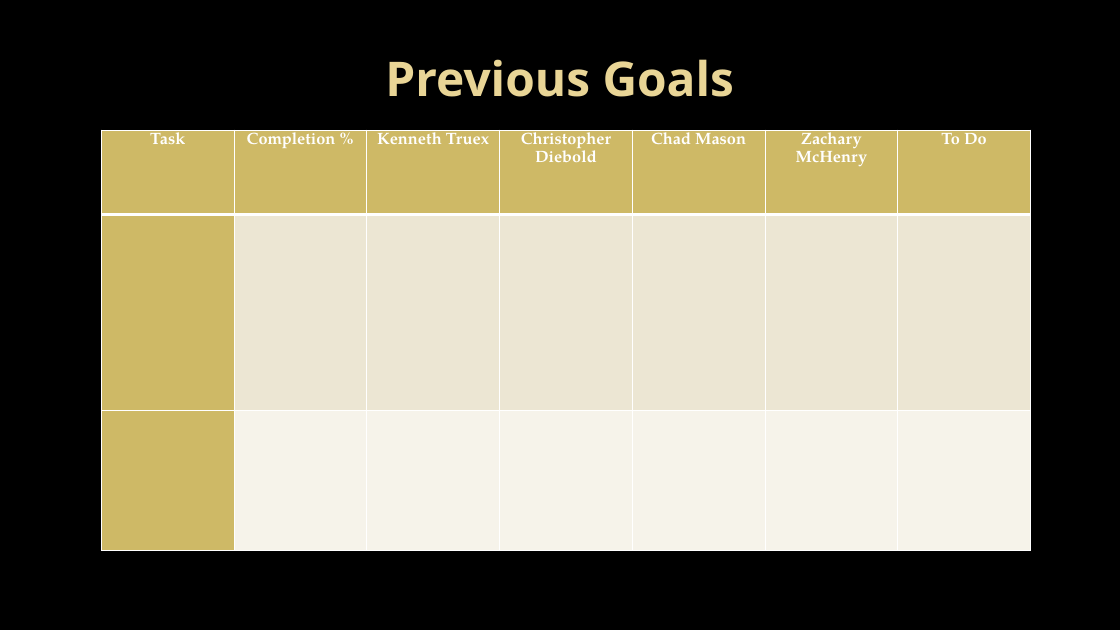
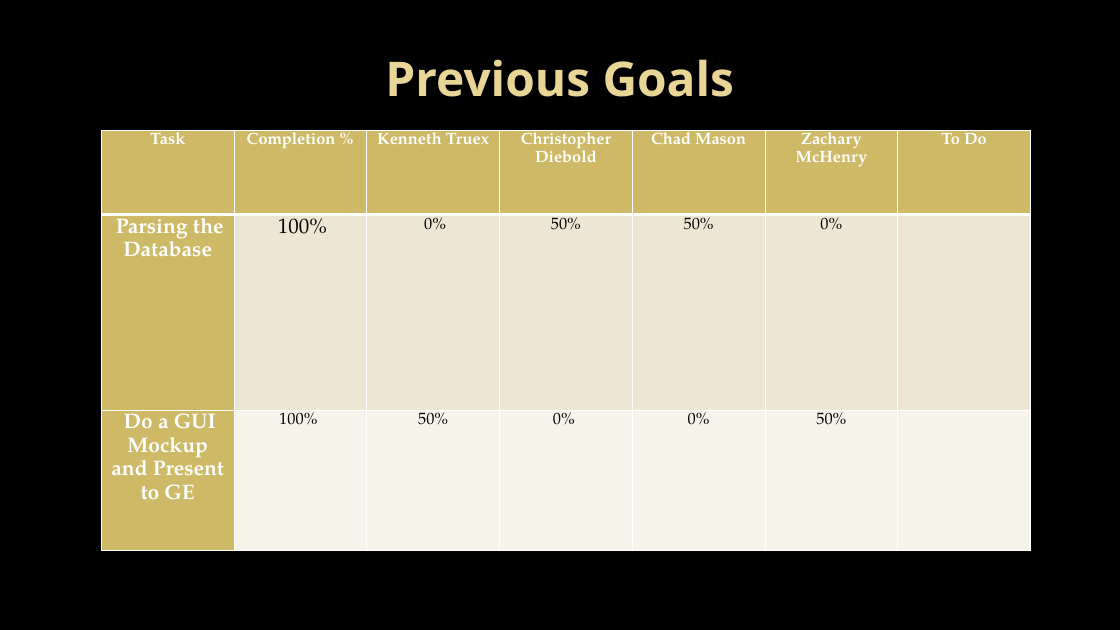
Before and after one commit to Topgun122104/SeniorProj, a slide deck: slide 2 of Documents/Presentations/Milestone 2 presentation.pptx. Drawn at 1120x630 pixels with LibreOffice and Linux fonts; fonts in the diff are those of the drawing; background and template pictures are left out. Boxes give left, top, right and bottom in pixels: in the first picture for what was removed or moved away, otherwise in the second. Text is boxed around its words. In the diff, an @@ line names an element or a change of style, - is before the commit and + after.

```diff
--- a/Documents/Presentations/Milestone 2 presentation.pptx
+++ b/Documents/Presentations/Milestone 2 presentation.pptx
@@ table at (102,130,1031,551) @@
-row 2:  |  |  |  |  |  | 
+row 2: Parsing the Database | 100% | 0% | 50% | 50% | 0% | 
-row 3:  |  |  |  |  |  | 
+row 3: Do a GUI Mockup and Present to GE | 100% | 50% | 0% | 0% | 50% | 
```
Also in this commit, not shown: 1 other slide changed, 2 slides added, 7 slides removed, 1 other file.
